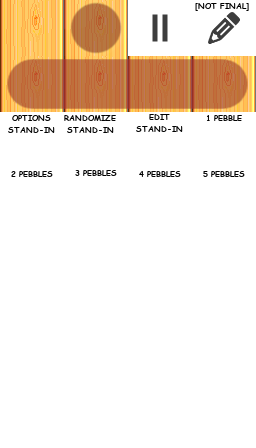
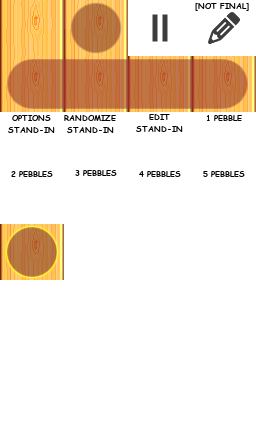
Layer changes from the first 256×448 image to the second:
added layer "woodsplatter-fg" above "woodsplatter" over (7, 227, 57, 277)
added layer "woodsplatter" above "5 PEBBLES" over (0, 224, 64, 280)
